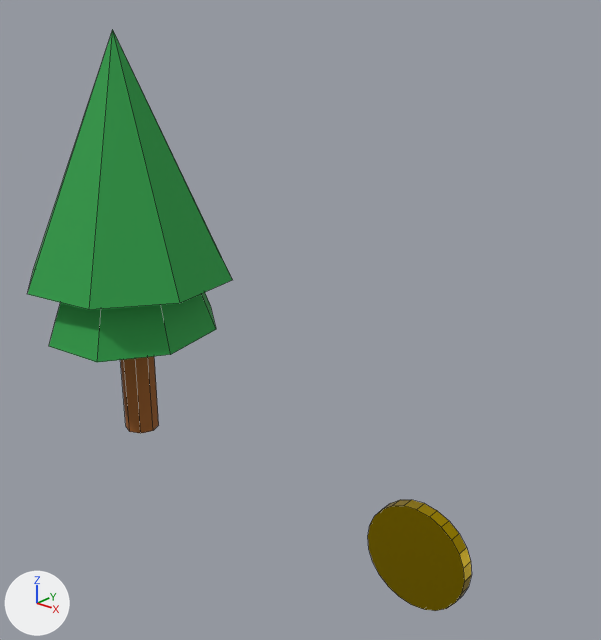
A saved change to the Blender file gamedev/blender/props.blend.
Camera for both pictures: a camera (50 mm lens) standing at (5.55, -4.3, 3.64) and looking at (1.77, 0.17, 1.43). Lighting does not change. The marker at lower left points along +X, +Y and +Z. The older version comes first. Mesh edges are drawn as thin lines.

Before the edit, the objects in view are built like this:
```python
me_cone = bpy.data.meshes.new('Cone')
me_cone.from_pydata(...)  # an 8-sided cone pointing to +z spanning x -0.9..0.9, y -0.9..0.9, z -1.0..1.0
me_cone.materials.append(mat_leaves)  # green #269c44
me_cone_001 = bpy.data.meshes.new('Cone.001')
me_cone_001.from_pydata(...)  # an 8-sided cone pointing to +z spanning x -0.9..0.9, y -0.9..0.9, z -1.0..1.0
me_cone_001.materials.append(mat_leaves)  # green #269c44
me_cylinder = bpy.data.meshes.new('Cylinder')
me_cylinder.from_pydata(...)  # a 24-sided cylinder along z spanning x -0.4..0.4, y -0.4..0.4, z -0.05..0.05
me_cylinder.materials.append(mat_gold)  # yellow #c7a800
me_cylinder_001 = bpy.data.meshes.new('Cylinder.001')
me_cylinder_001.from_pydata(...)  # an 8-sided cylinder along z spanning x -0.15..0.15, y -0.15..0.15, z -0.75..0.75
me_cylinder_001.materials.append(mat_bark)  # brown #985b22
ob_coin = bpy.data.objects.new('coin', me_cylinder)
ob_coin.location = (3.0, 0.0, 0.0)
ob_coin.rotation_euler = (1.571, 0.0, 0.0)  # degrees (90, 0, 0)
ob_foliage = bpy.data.objects.new('Foliage', me_cone)
ob_foliage.location = (0.0, 0.0, 2.462)
ob_foliage.rotation_euler = (0.0, 0.0, 0.535)  # degrees (0, 0, 31)
ob_foliage_001 = bpy.data.objects.new('Foliage.001', me_cone_001)
ob_foliage_001.location = (0.0, 0.0, 2.003)
ob_foliage_001.rotation_euler = (0.0, 0.0, 0.535)  # degrees (0, 0, 31)
ob_foliage_001.scale = (0.823, 0.942, 1.0)
ob_trunk = bpy.data.objects.new('Trunk', me_cylinder_001)
ob_trunk.location = (0.0, 0.0, 0.75)
```
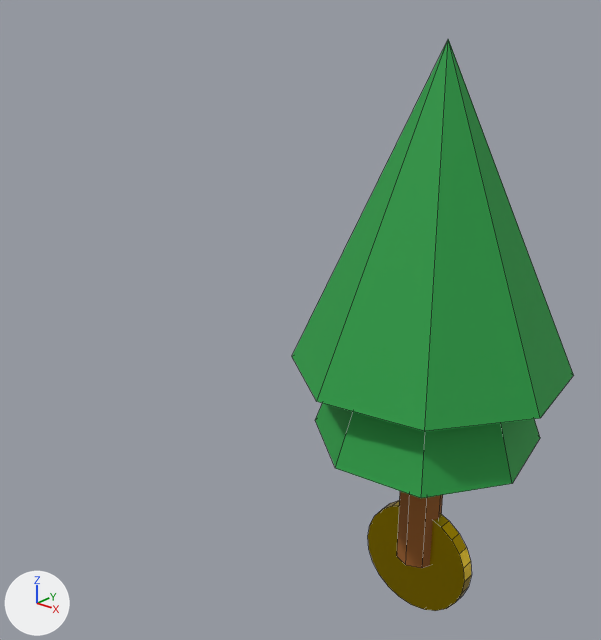
The newer file is also turned or shifted as a whole; pictures and numbers use the older file's frame.

Boxes (x1, y1, x2, y2) around the edits, measured in the pictures (601 x 640 px):
'tree', added: after (292, 39, 573, 568)
    faces in mat_leaves (green #269c44): (292, 39, 573, 498)
    faces in mat_bark (brown #985b22): (397, 491, 443, 568)
'Foliage', deleted (green): before (28, 30, 232, 310)
'Foliage.001', deleted (green): before (49, 292, 216, 362)
'Trunk', deleted (brown): before (121, 356, 159, 433)

The change, as a list of edits to the scene's bpy script:
```text
Add me_cone_001_1:
    me_cone_001_1.from_pydata(...)  # 34 vertices, 28 faces; spans x -0.87..0.87, y -0.87..0.87, z 0.0..3.46
    # faces by material slot: [18, 10]
    me_cone_001_1.materials.append(mat_leaves)  # green #269c44
    me_cone_001_1.materials.append(mat_bark)  # brown #985b22
Remove ob_trunk:
    ob_trunk = bpy.data.objects.new('Trunk', me_cylinder_001)
    ob_trunk.location = (0.0, 0.0, 0.75)
Remove ob_foliage:
    ob_foliage = bpy.data.objects.new('Foliage', me_cone)
    ob_foliage.location = (0.0, 0.0, 2.462)
    ob_foliage.rotation_euler = (0.0, 0.0, 0.535)  # degrees (0, 0, 31)
Remove ob_foliage_001:
    ob_foliage_001 = bpy.data.objects.new('Foliage.001', me_cone_001)
    ob_foliage_001.location = (0.0, 0.0, 2.003)
    ob_foliage_001.rotation_euler = (0.0, 0.0, 0.535)  # degrees (0, 0, 31)
    ob_foliage_001.scale = (0.823, 0.942, 1.0)
Add ob_tree:
    ob_tree = bpy.data.objects.new('tree', me_cone_001_1)
    ob_tree.location = (3.0, 0.0, 0.0)
```
